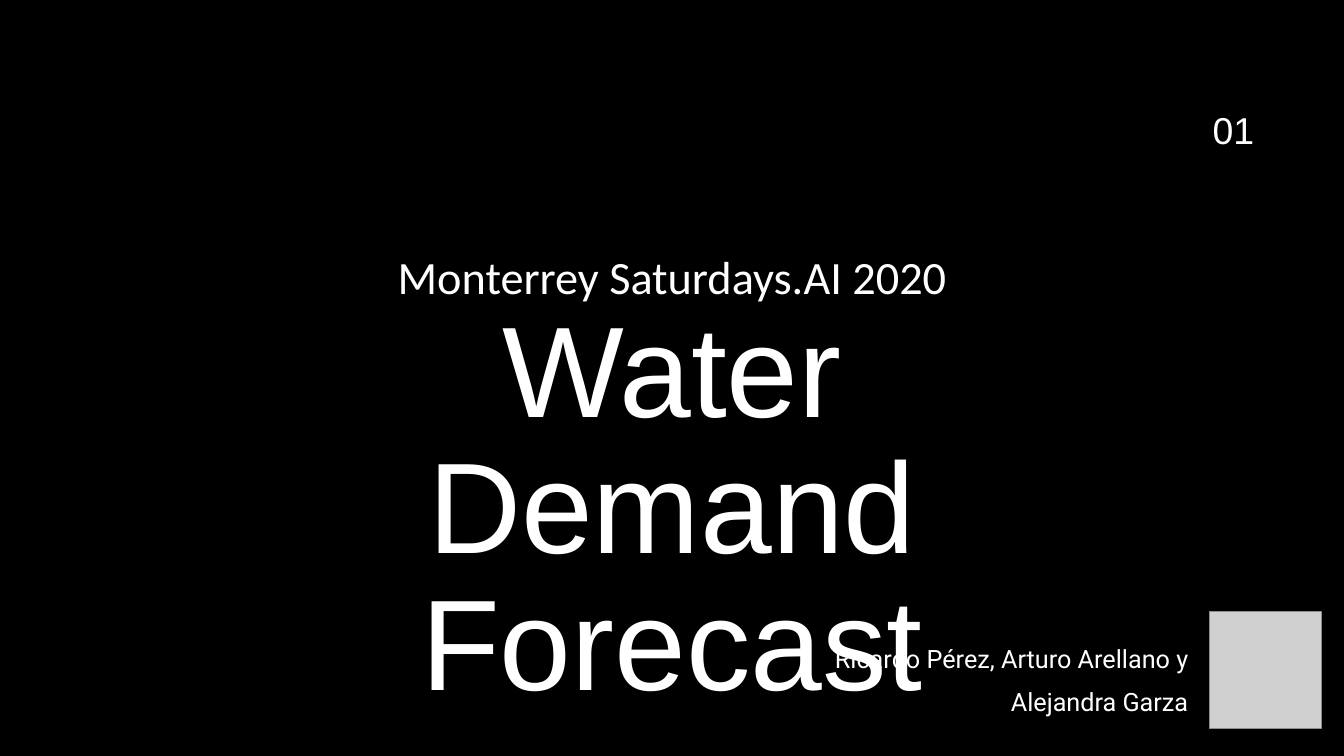
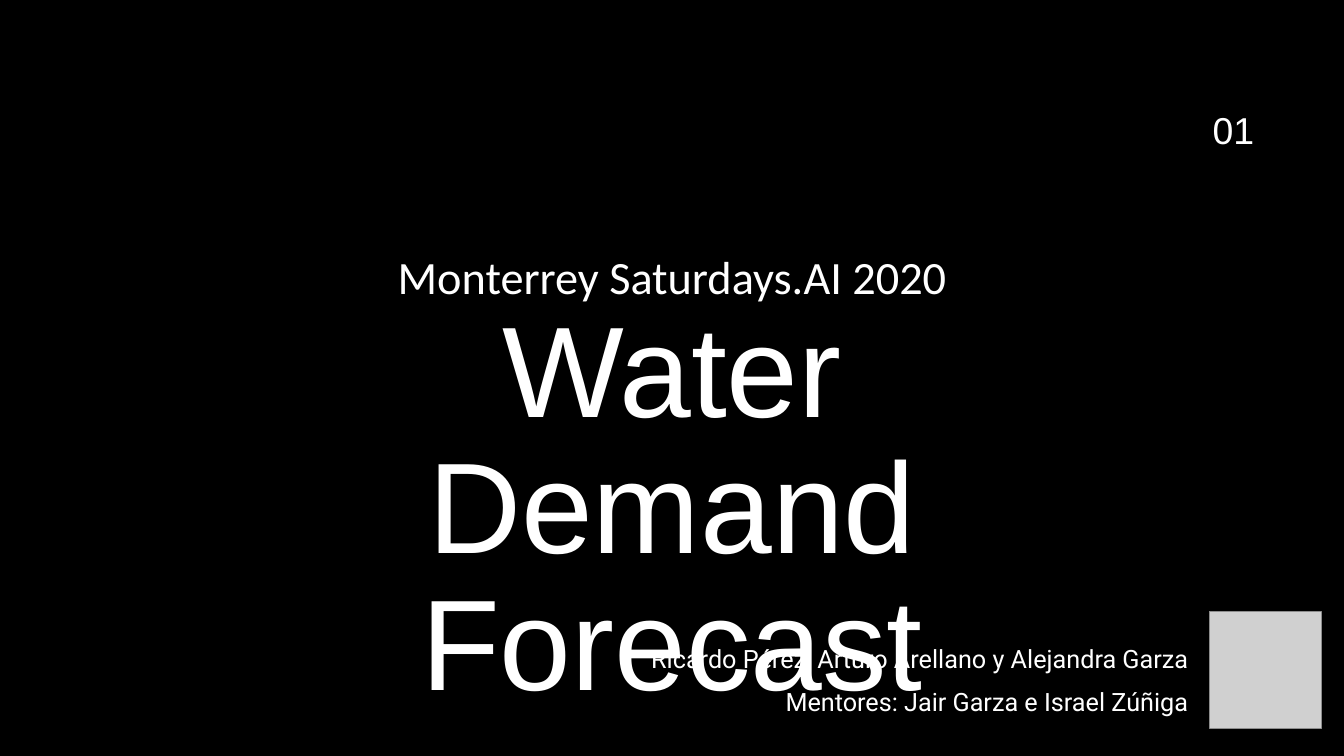
Before and after one commit to alejandragza/SaturdaysAI_agua, a slide deck: slide 1 of SaturdaysAI_2020_agua.pptx. Drawn at 1344x756 pixels with LibreOffice and Linux fonts; fonts in the diff are those of the drawing; grey boxes stand for pictures; background and template pictures are left out. Boxes give left, top, right and bottom in pixels: in the first picture for what was removed or moved away, otherwise in the second. Text is boxed around its words. In the diff, an @@ line names an element or a change of style, - is before the commit and + after.

Commit message:
add mentors to ppt

```diff
--- a/SaturdaysAI_2020_agua.pptx
+++ b/SaturdaysAI_2020_agua.pptx
@@ text "Ricardo Pérez, Arturo Arellano y ..." moved from (x1=835, y1=645, x2=1189, y2=717) to (x1=651, y1=645, x2=1188, y2=717) @@
@@ text at (x1=786, y1=688, x2=1188, y2=717): paragraph added @@
+Mentores: Jair Garza e Israel Zúñiga
```
